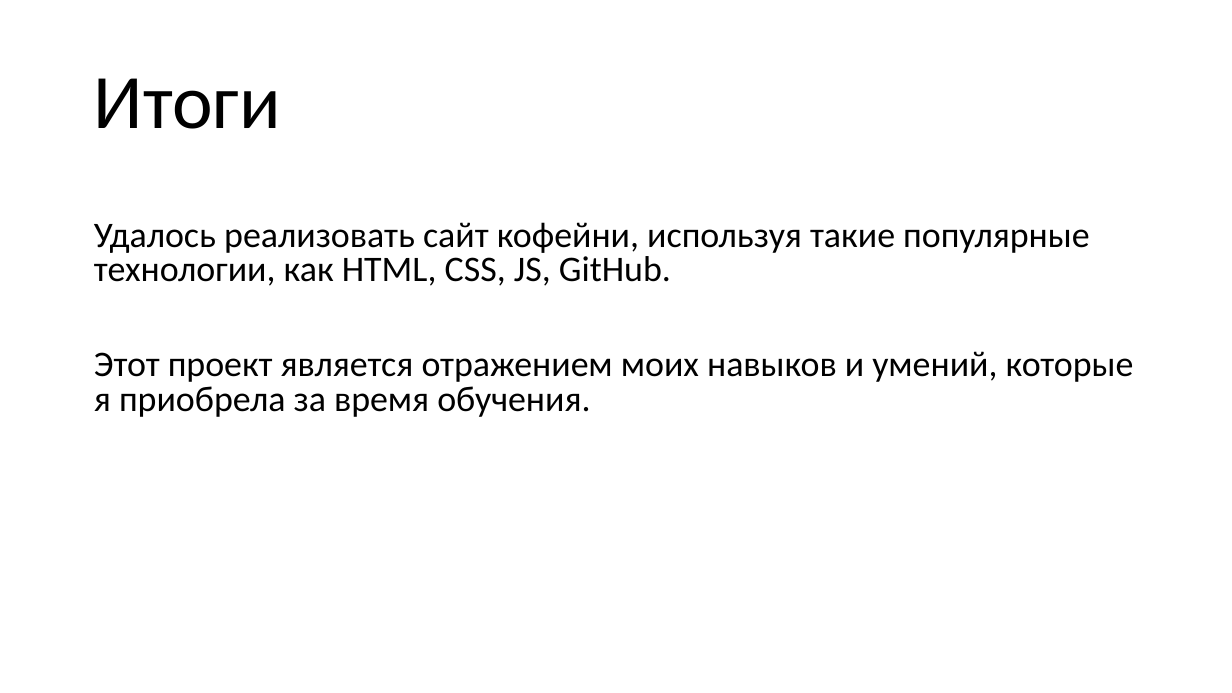
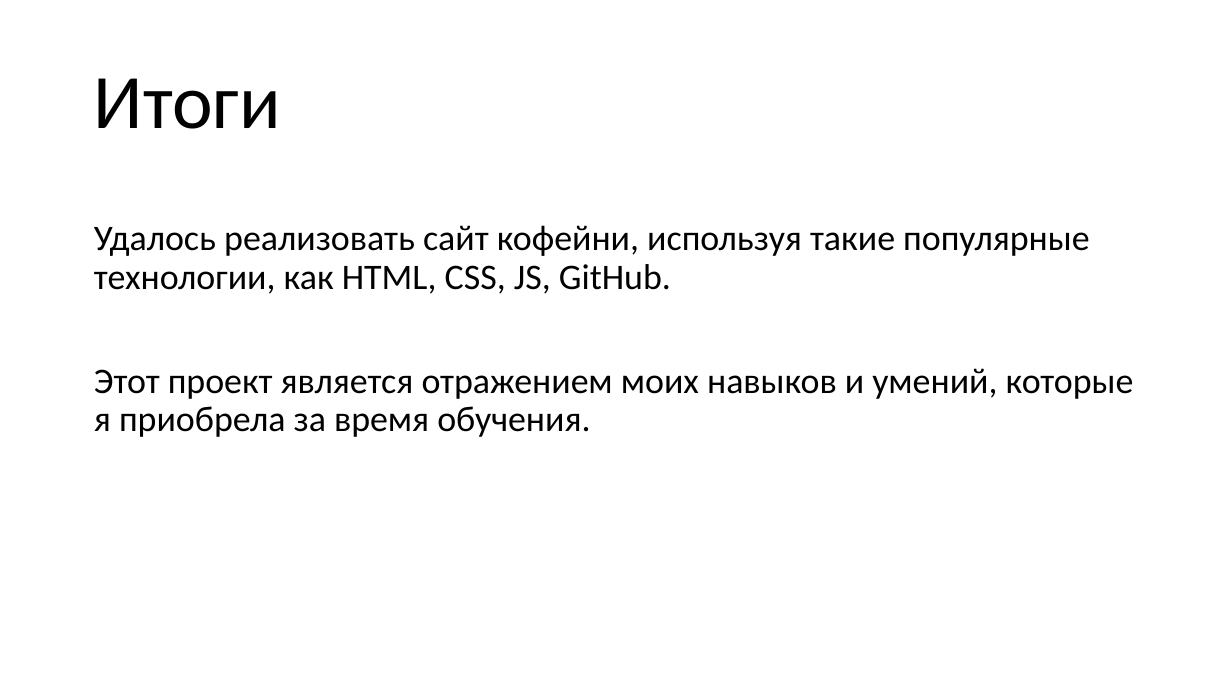
Before and after one commit to Elizzveta/Project, a slide deck: slide 6 of сайт презентация (1).pptx (slide 8 before the commit). Drawn at 1232x693 pixels with LibreOffice and Linux fonts; fonts in the diff are those of the drawing. Boxes give left, top, right and bottom in pixels: in the first picture for what was removed or moved away, otherwise in the second. Text is boxed around its words. In the diff, an @@ line names an element or a change of style, - is before the commit and + after.

```diff
--- a/сайт презентация (1).pptx
+++ b/сайт презентация (1).pptx
@@ text "Удалось реализовать сайт кофейни, используя ..." at [94,225,1134,437]: line spacing 0.8 to 0.9 @@
```
Also in this commit, not shown: 2 other slides changed, 1 slide added, 3 slides removed.
